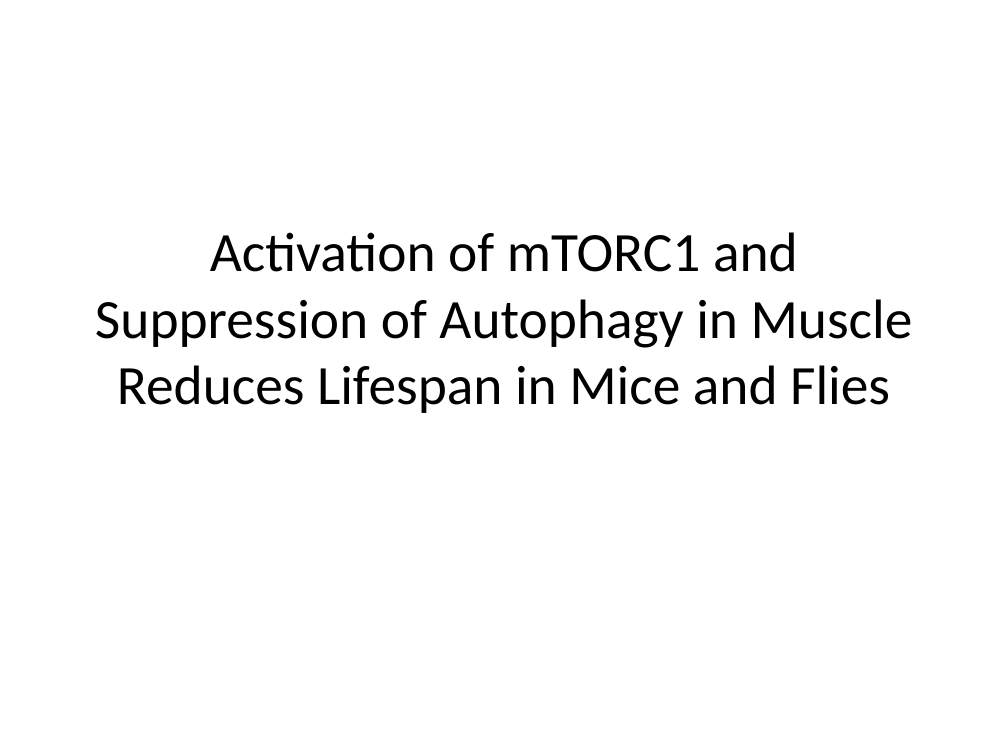
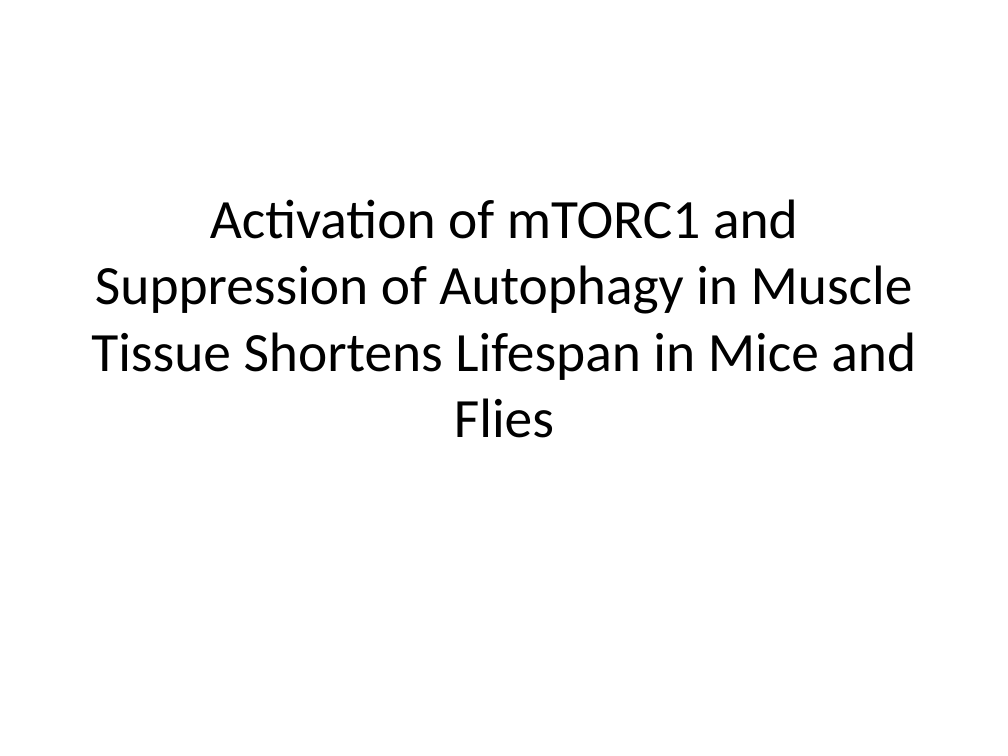
Before and after one commit to BridgesLab/DrosophilaMuscleFunction, a slide deck: slide 1 of Manuscripts/Muscle Tsc1 Aging Paper/Data Summary.pptx. Drawn at 1008x756 pixels with LibreOffice and Linux fonts; fonts in the diff are those of the drawing. Boxes give left, top, right and bottom in pixels: in the first picture for what was removed or moved away, otherwise in the second. Text is boxed around its words. In the diff, an @@ line names an element or a change of style, - is before the commit and + after.

```diff
--- a/Manuscripts/Muscle Tsc1 Aging Paper/Data Summary.pptx
+++ b/Manuscripts/Muscle Tsc1 Aging Paper/Data Summary.pptx
@@ title at [91,199,916,438]: text changed @@
-Activation of mTORC1 and Suppression of Autophagy in Muscle Reduces Lifespan in Mice and Flies
+Activation of mTORC1 and Suppression of Autophagy in Muscle Tissue Shortens Lifespan in Mice and Flies
```
Also in this commit, not shown: 1 other file.
